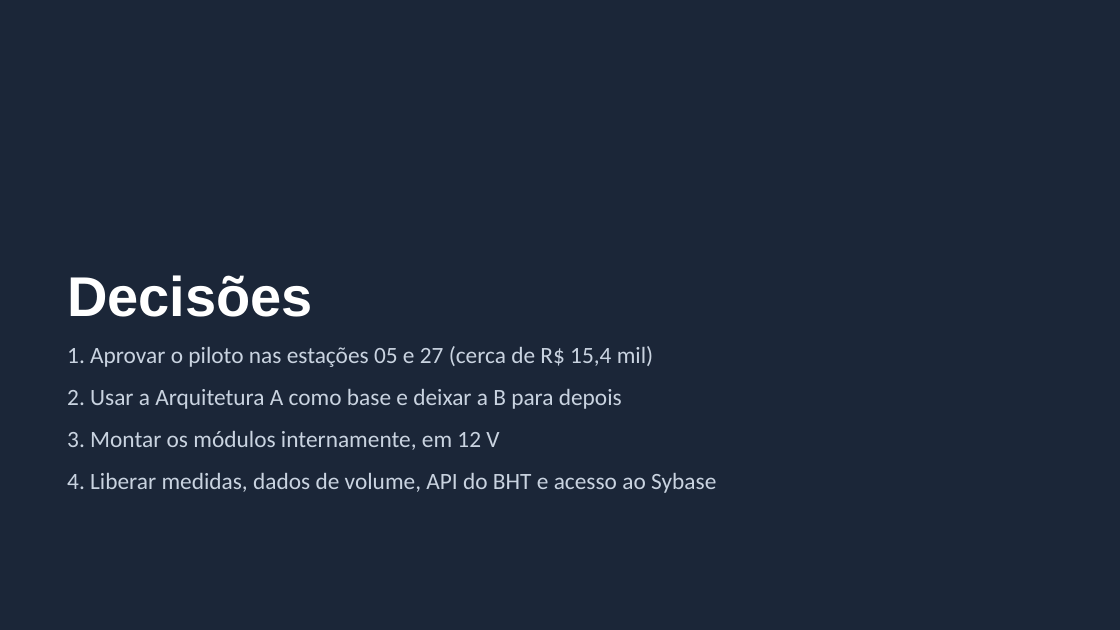
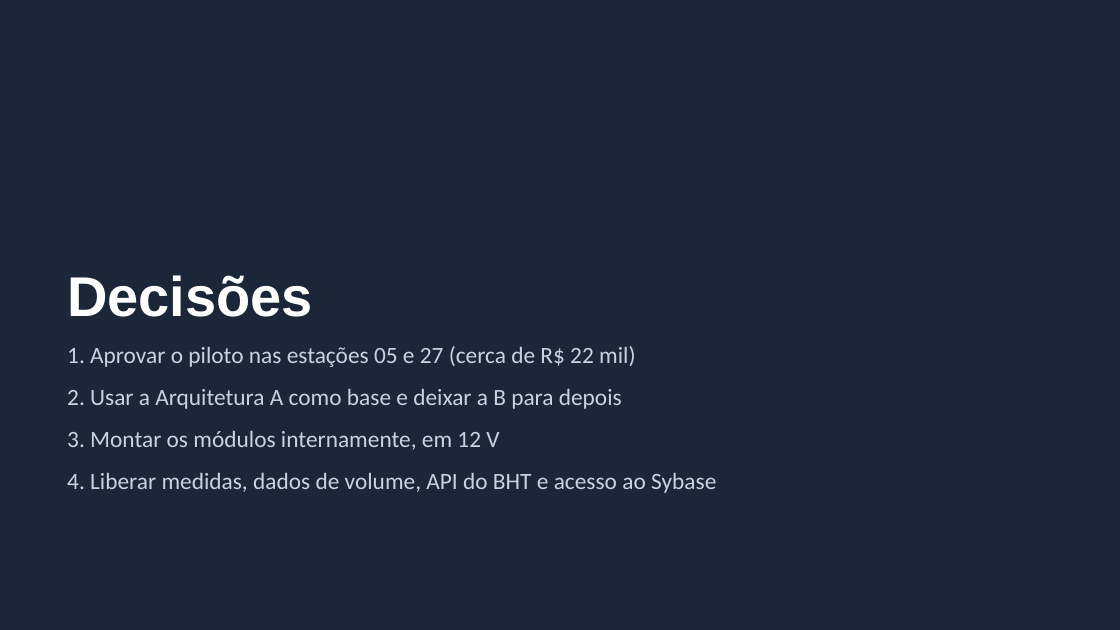
Before and after one commit to jivo88/picking_to_light, a slide deck: slide 22 of projeto/entregaveis/Apresentacao_PTL.pptx. Drawn at 1120x630 pixels with LibreOffice and Linux fonts; fonts in the diff are those of the drawing. Boxes give left, top, right and bottom in pixels: in the first picture for what was removed or moved away, otherwise in the second. Text is boxed around its words. In the diff, an @@ line names an element or a change of style, - is before the commit and + after.

```diff
--- a/projeto/entregaveis/Apresentacao_PTL.pptx
+++ b/projeto/entregaveis/Apresentacao_PTL.pptx
@@ text at <box>67,346,635,367</box>: text changed @@
-1. Aprovar o piloto nas estações 05 e 27 (cerca de R$ 15,4 mil)
+1. Aprovar o piloto nas estações 05 e 27 (cerca de R$ 22 mil)
```
Also in this commit, not shown: 5 other slides changed, 7 other files.
